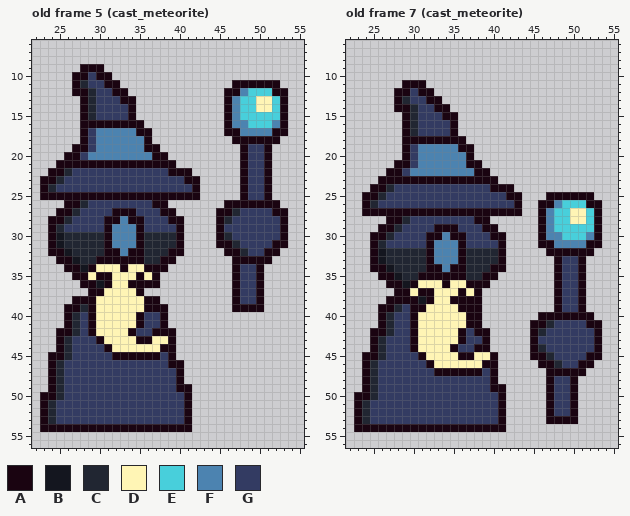
Pixel-art file -- res/img/ase/boss.aseprite. Above: the version before the commit.
64x64 pixels, 17 frames. Shown: old frame 5 (cast_meteorite): x 22..55, y 6..56; old frame 7 (cast_meteorite): x 22..55, y 6..56.
Visible layers, top first: "Layer 4", "Layer 2", "Layer 3".
Palette (. is transparent): A #1a0411  B #14161f  C #212632  D #fff5b5  E #48cfdb  F #4c83b0  G #333b62
Pixels before, old frame 5 (cast_meteorite), first column x 23:
 9 .....AAA.......................
10 ....AAGAA......................
11 ....ACGGAA..............AAAAAA.
12 ....AACGGAA............AAFEEEAA
13 .....ACGGGAA...........AFEEDDEA
14 .....ACGGGGA...........AFEEDDEA
15 .....ACGGGGA...........AFEEEEEA
16 .....AAAAAAAA..........AFFEEEFA
17 .....AGFFFFFAA.........AAFFFFAA
18 .....AGFFFFFFA..........AAAAAA.
19 ....AAGFFFFFFAA..........AGGA..
20 ...AAGFFFFFFFFAA.........AGGA..
21 ..AAAAAAAAAAAAAAA........AGGA..
22 .AACGGGGGGGGGGGGAAA......AGGA..
23 AACGGGGGGGGGGGGGGGAA.....AGGA..
24 ACGGGGGGGGGGGGGGGGGA.....AGGA..
25 AAAAAAAAAAAAAAAAAAAA.....AGGA..
26 ...AACGGGGGGGGAA.......AAAAAAA.
27 ..AACGGGGAAAGGGAA.....AACGGGGAA
28 .AACGGGGAAFAAGGGAA....ACGGGGGGA
29 .ACGGGGGAFFFAGGGGA....AGGGGGGGA
30 .ABCCCCCAFFFACCCCA....ACGGGGGGA
31 .ABCCCCCAFFFACCCCA....AACGGGGAA
32 .AABCCCCAAFAACCCAA.....AACGGAA.
33 ..AABCCAAAAAACCAA.......AAAAA..
34 ...AABADDDADDAAA........AGGA...
35 ....AADAADDDADA.........AGGA...
36 .....AABADDAAAA.........AGGA...
37 ......AADDDDA...........AGGA...
38 ....AAADDDDDDAA.........AGGA...
39 ...AACADDDDDDAAA........AAAA...
40 ...ACGADDDDDAGGA...............
41 ...ACGADDDDDAGGA...............
42 ..AACGADDDDAGGAAA..............
43 ..ACGGGADDDDAADDA..............
44 ..ACGGGGADDDDDDAA..............
45 .AACGGGGGAAAAAAGA..............
46 .ACGGGGGGGGGGGGGAA.............
47 .ACGGGGGGGGGGGGGGA.............
48 .ACGGGGGGGGGGGGGGA.............
49 .ACGGGGGGGGGGGGGGAA............
50 AACGGGGGGGGGGGGGGGA............
51 ACGGGGGGGGGGGGGGGGA............
52 ACGGGGGGGGGGGGGGGGA............
53 ACGGGGGGGGGGGGGGGGA............
54 AAAAAAAAAAAAAAAAAAA............
Pixels before, old frame 7 (cast_meteorite), first column x 23:
11 ......AAA......................
12 .....AAGAA.....................
13 .....ACGGAA....................
14 .....AACGGAA...................
15 ......ACGGGAA..................
16 ......ACGGGGA..................
17 ......ACGGGGA..................
18 ......AAAAAAAA.................
19 ......AGFFFFFAA................
20 ......AGFFFFFFA................
21 .....AAGFFFFFFAA...............
22 ....AAGFFFFFFFFAA..............
23 ...AAAAAAAAAAAAAAA.............
24 ..AACGGGGGGGGGGGGAAA...........
25 .AACGGGGGGGGGGGGGGGAA...AAAAAA.
26 .ACGGGGGGGGGGGGGGGGGA..AAFEEEAA
27 .AAAAAAAAAAAAAAAAAAAA..AFEEDDEA
28 ....AACGGGGGGGGAA......AFEEDDEA
29 ...AACGGGGAAAGGGAA.....AFEEEEEA
30 ..AACGGGGAAFAAGGGAA....AFFEEEFA
31 ..ACGGGGGAFFFAGGGGA....AAFFFFAA
32 ..ABCCCCCAFFFACCCCA.....AAAAAA.
33 ..ABCCCCCAFFFACCCCA......AGGA..
34 ..AABCCCCAAFAACCCAA......AGGA..
35 ...AABCCAAAAAACCAA.......AGGA..
36 ....AABADDDADDAAA........AGGA..
37 .....AADAADDDADA.........AGGA..
38 ....AAAABADDAAAA.........AGGA..
39 ...AACGAADDDDAAA.........AGGA..
40 ...ACGGADDDDDDAA.......AAAAAAA.
41 ...ACGGADDDDDDAA......AACGGGGAA
42 ..AACGGADDDDDAGAA.....ACGGGGGGA
43 ..ACGGGADDDDDAGGA.....AGGGGGGGA
44 ..ACGGGADDDDAGGAA.....ACGGGGGGA
45 .AACGGGGADDDDAADDA....AACGGGGAA
46 .ACGGGGGGADDDDDDAA.....AACGGAA.
47 .ACGGGGGGGAAAAAAGA......AAAAA..
48 .ACGGGGGGGGGGGGGGA......AGGA...
49 .ACGGGGGGGGGGGGGGAA.....AGGA...
50 AACGGGGGGGGGGGGGGGA.....AGGA...
51 ACGGGGGGGGGGGGGGGGA.....AGGA...
52 ACGGGGGGGGGGGGGGGGA.....AGGA...
53 ACGGGGGGGGGGGGGGGGA.....AAAA...
54 AAAAAAAAAAAAAAAAAAA............
After:
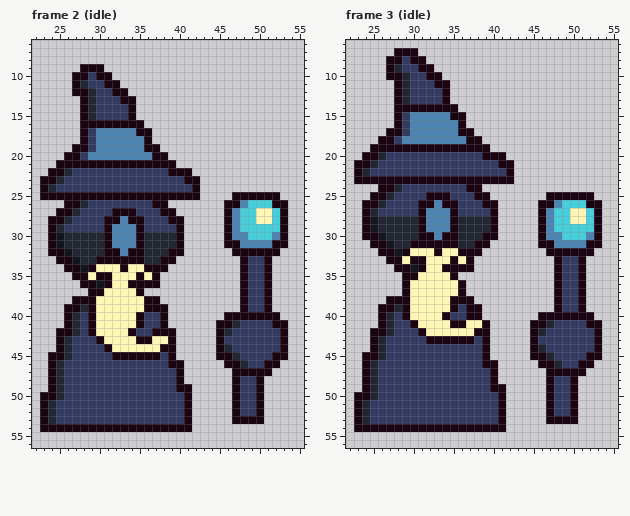
A new or re-ordered frame is compared with the old frame closest to it.
Difference:
frames 17 -> 20
Frame 2 (idle) is new; against old frame 5 (cast_meteorite), layer "Layer 4":
y 11: x 47..52 AAAAAA -> ......
y 12: x 46..53 AAFEEEAA -> ........
y 13..14: x 46..53 AFEEDDEA -> ........
y 15: x 46..53 AFEEEEEA -> ........
y 16: x 46..53 AFFEEEFA -> ........
y 17: x 46..53 AAFFFFAA -> ........
y 18: x 47..52 AAAAAA -> ......
y 19..24: x 48..51 AGGA -> ....
y 25: x 47 . -> A; x 49..50 GG -> AA; x 52 . -> A
y 26: x 48..51 AAAA -> FEEE; x 53 . -> A
y 27: x 45 A -> .; x 47..52 CGGGGA -> FEEDDE
y 28: x 45..52 ACGGGGGG -> .AFEEDDE
y 29: x 45..52 AGGGGGGG -> .AFEEEEE
y 30: x 45..52 ACGGGGGG -> .AFFEEEF
y 31: x 45 A -> .; x 47..51 CGGGG -> AFFFF
y 32: x 46 A -> .; x 48..50 CGG -> AAA
y 33: x 47 A -> .; x 49..50 AA -> GG
y 34..38: x 47..48 AG -> .A; x 50..51 A. -> GA
y 39: x 47 A -> .; x 49..51 AA. -> GGA
y 40: x 46..52 ....... -> AAAAAAA
y 41: x 45..53 ......... -> AACGGGGAA
y 42: x 45..53 ......... -> ACGGGGGGA
y 43: x 45..53 ......... -> AGGGGGGGA
y 44: x 45..53 ......... -> ACGGGGGGA
y 45: x 45..53 ......... -> AACGGGGAA
y 46: x 46..52 ....... -> AACGGAA
y 47: x 47..51 ..... -> AAAAA
y 48..52: x 47..50 .... -> AGGA
y 53: x 47..50 .... -> AAAA
Frame 3 (idle) is new; against old frame 7 (cast_meteorite), layer "Layer 2":
y 7: x 28..30 ... -> AAA
y 8: x 27..31 ..... -> AAGAA
y 9: x 27..32 ...... -> ACGGAA
y 10: x 27..33 ....... -> AACGGAA
y 11: x 28..34 .AAA... -> ACGGGAA
y 12: x 29 A -> C; x 31..34 AA.. -> GGGA
y 13: x 32..34 AA. -> GGA
y 14: x 30..32 CGG -> AAA; x 35 . -> A
y 15: x 28..34 .ACGGGA -> AGFFFFF; x 36 . -> A
y 16: x 28..36 .ACGGGGA. -> AGFFFFFFA
y 17: x 27..37 ..ACGGGGA.. -> AAGFFFFFFAA
y 18: x 26..38 ...AAAAAAAA.. -> AAGFFFFFFFFAA
y 19: x 25..28 .... -> AAAA; x 30..35 GFFFFF -> AAAAAA; x 38..39 .. -> AA
y 20: x 24..29 .....A -> AACGGG; x 31..41 FFFFFFA.... -> GGGGGGGGAAA
y 21: x 23..29 .....AA -> AACGGGG; x 31..42 FFFFFFAA.... -> GGGGGGGGGGAA
y 22: x 23..28 ....AA -> ACGGGG; x 30..42 FFFFFFFFAA... -> GGGGGGGGGGGGA
y 23: x 23..25 ... -> AAA; x 41..42 .. -> AA
y 24: x 25 A -> .; x 27..28 CG -> AC; x 37..42 GGGAAA -> AA....
y 25: x 24 A -> .; x 26..27 CG -> AC; x 32..34 GGG -> AAA; x 38..43 GGGGAA -> AA....
y 26: x 25..26 CG -> AC; x 31..35 GGGGG -> AAFAA; x 39..43 GGGGA -> AA...
y 27: x 25..30 AAAAAA -> CGGGGG; x 32..34 AAA -> FFF; x 36..39 AAAA -> GGGG; x 41..43 AAA -> ...
y 28: x 24..28 ...AA -> ABCCC; x 30..40 GGGGGGGGAA. -> CAFFFACCCCA
y 29: x 24..27 ..AA -> ABCC; x 29..34 GGGGAA -> CCAFFF; x 36..39 GGGA -> CCCC
y 30: x 24 . -> A; x 26 A -> B; x 28..31 GGGG -> CCCA; x 33..34 AF -> FA; x 36..39 AGGG -> CCCA; x 41 A -> .
y 31: x 26..31 CGGGGG -> ABCCAA; x 33..41 FFFAGGGGA -> AAACCAA..
y 32: x 25..35 ABCCCCCAFFF -> .AABADDDADD; x 37..41 CCCCA -> AA...
y 33: x 25..41 ABCCCCCAFFFACCCCA -> ..AADAADDDADA....
y 34: x 25..34 AABCCCCAAF -> ...AABADDA; x 37..41 CCCAA -> A....
y 35: x 26..34 AABCCAAAA -> ...AADDDD; x 36..40 ACCAA -> .....
y 36: x 27..30 AABA -> ..AD; x 34 A -> D; x 36..39 DAAA -> A...
y 37: x 28 A -> .; x 31..32 AA -> DD; x 37..38 DA -> ..
y 38: x 30..32 ABA -> DDD; x 38 A -> .
y 39: x 29..31 GAA -> ADD; x 35..36 DA -> AG
y 40: x 29..30 GA -> AD; x 34..36 DDD -> AGG
y 41: x 35..39 DDAA. -> AADDA
y 42: x 30..31 AD -> GA; x 36..37 AG -> DD
y 43: x 30..35 ADDDDD -> GGAAAA; x 37 G -> A
y 44: x 30..35 ADDDDA -> GGGGGG; x 38 A -> G
y 45: x 31..40 ADDDDAADDA -> GGGGGGGGA.
y 46: x 32..38 ADDDDDD -> GGGGGGG
y 47: x 33..38 AAAAAA -> GGGGGG
